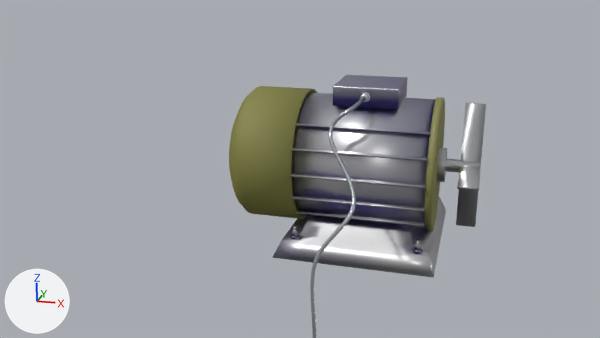
Before and after pictures for a commit that changed the Blender file SecuenciaLabSimulator/Assets/Prefabs/MotorElectricoAC.blend.
Before and after are seen from the file's camera 'Camera'. Lighting does not change. The marker at lower left points along +X, +Y and +Z.

The first picture shows 'base', 'cable', 'caja', 'caja_electrica', 'carcasa_frontal', 'cubierta_del_ventilador', 'eje'.
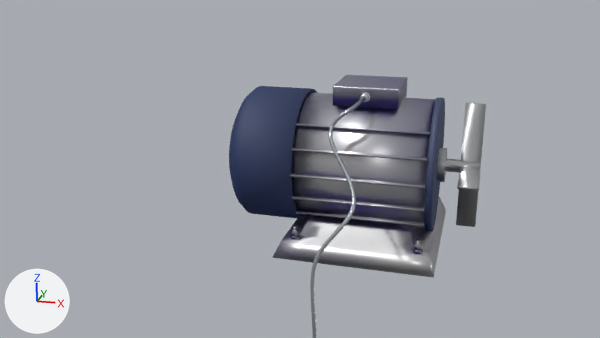
Scene script edits in JSON lines:
```json
{"block": "mat_cubierta_ventilador", "where": "n2 = _N.new('ShaderNodeBsdfDiffuse'); n2.name = 'Diffuse BSDF'"}
{"op": "set", "path": "n2.inputs[0].default_value", "old": "(0.216, 0.213, 0.0329, 1.0)", "new": "(0.0, 0.0185, 0.105, 1.0)", "note": "'Color', yellow #807f33 -> 'Color', dark blue #00255b"}
```

Changed parts and their boxes [x1, y1, x2, y2] in the pictures (600 x 338 px):
```json
{"object": "cubierta_del_ventilador", "change": "recoloured", "before": [229, 86, 318, 219], "after": [229, 86, 318, 219], "on screen": "yellow to blue"}
{"object": "carcasa_frontal", "change": "recoloured", "before": [424, 97, 445, 231], "after": [424, 97, 445, 231], "on screen": "yellow to blue"}
```
